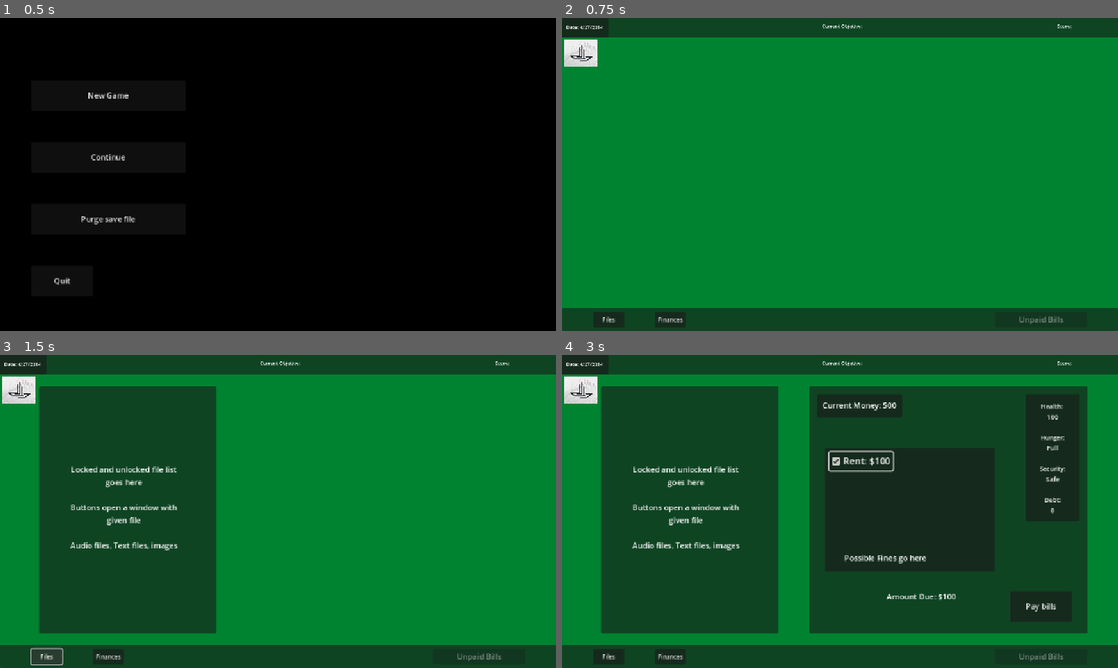
Above: before the commit, frames 1-4 (two rows, left to right).
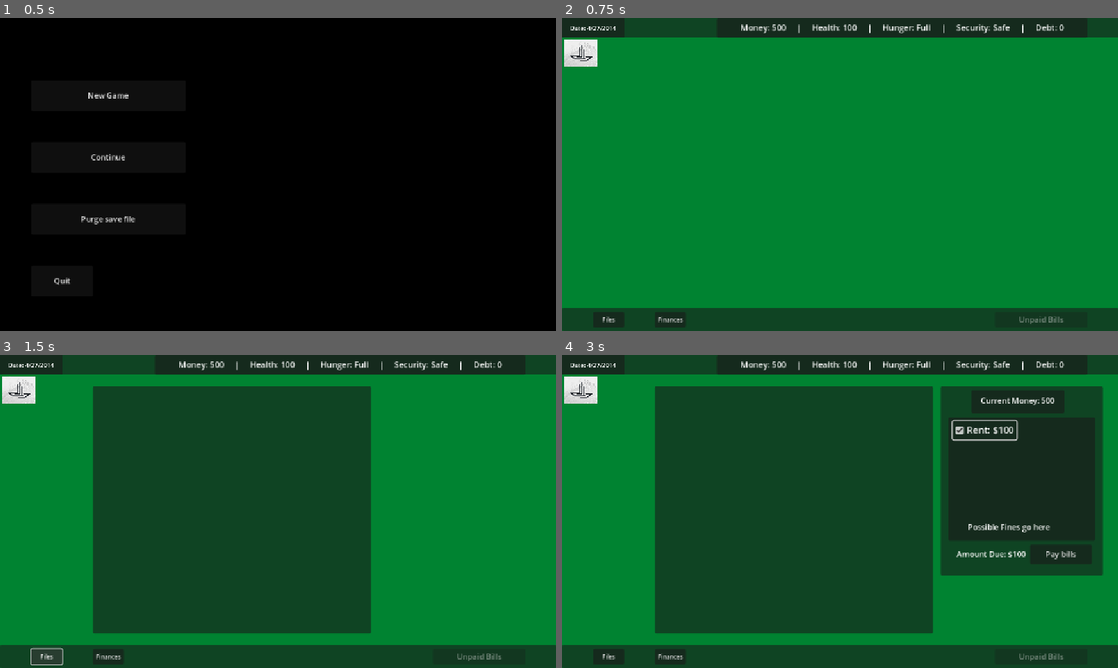
Above: after the commit, the same moments.

Repository: andrewpressman/Operation-OS
Game: Godot game, scene res://Menu/MainMenu.tscn
The game is run twice, just before and just after one commit, with the same random seed, the same clock (stepped at 60 frames per second) and the same inputs.
Inputs:
- Up to frame 1 (0.5 s): no input
- Up to frame 2 (0.75 s): click "New Game" at 0.5 s
- Up to frame 3 (1.5 s): click "Files" at 1.25 s
- Up to frame 4 (3 s): click "Finances" at 2 s; click "Rent: $100" at 2.75 s

Frame 1 is identical in both runs. In frame 2, 4.2% of the frame differs, in the area x 0-95%, y 0-7%; in frame 3, 34%; in frame 4, 41%, in the area x 0-98%, y 0-89%.

Commit message:
Reworked Home layout & optimizations
Moved Stats bar to header and will always be visible
resized payments window
Fixed bug causing bills to not increase in price each level

Diff:
--- a/Home/HomeController.gd
+++ b/Home/HomeController.gd
@@ -13,11 +13,8 @@
 	GlobalVar.optionsVisible = false
 	$Finances.visible = false
 	$Files.visible = false
-	UpdateStatus()
+	UpdateStats()
 	SaveLoad.Save()
-
-func UpdateStatus():
-	$Finances.UpdateStats()
 
 func EnableWork():
 	$Taskbar/GoWork.text = "Go to work"
@@ -46,3 +43,27 @@
 func ToggleOptions():
 	$PauseMenu.visible = false
 	GlobalVar.optionsVisible = false
+
+func UpdateStats():
+	var HungerStr = "Hunger: "
+	var SecurityStr = "Security: "
+	var Space = "     |     "
+	if GlobalVar.Hunger < 15:
+		HungerStr  += "Starving"
+	elif GlobalVar.Hunger < 40:
+		HungerStr += "Irritated"
+	elif GlobalVar.Hunger < 80:
+		HungerStr += "Fed"
+	else:
+		HungerStr += "Full"
+
+	if GlobalVar.Security < 20:
+		SecurityStr  += "High Risk"
+	elif GlobalVar.Security < 30:
+		SecurityStr += "Med Risk"
+	elif GlobalVar.Security < 80:
+		SecurityStr += "Low Risk"
+	else:
+		SecurityStr += "Safe"
+
+	$Stats/Text.text = "Money: " + str(GlobalVar.Money) + Space + "Health: " + str(GlobalVar.Health) + Space + HungerStr + Space + SecurityStr + Space + "Debt: " + str(GlobalVar.Debt)
--- a/Home/HomeDesktop.tscn
+++ b/Home/HomeDesktop.tscn
@@ -7,6 +7,8 @@
 [ext_resource type="Script" uid="uid://wx6udpnlcvrg" path="res://Home/finances.gd" id="3_qon11"]
 [ext_resource type="Script" uid="uid://0yisn75o4osx" path="res://Home/FilesCLI.gd" id="4_x257b"]
 
+[sub_resource type="PlaceholderTexture2D" id="PlaceholderTexture2D_ouabc"]
+
 [node name="HomeScreen" type="Node2D"]
 script = ExtResource("1_h8ttb")
 
@@ -16,155 +18,152 @@
 color = Color(2.64719e-07, 0.511858, 0.191942, 1)
 metadata/_edit_lock_ = true
 
-[node name="PauseMenu" parent="." instance=ExtResource("2_ouabc")]
-visible = false
-
-[node name="Taskbar" type="Panel" parent="."]
-offset_top = 600.0
-offset_right = 1152.0
-offset_bottom = 648.0
-
-[node name="UnlockedFiles" type="Button" parent="Taskbar"]
-layout_mode = 0
-offset_left = 64.0
-offset_top = 8.0
-offset_right = 128.0
-offset_bottom = 40.0
-theme_override_font_sizes/font_size = 12
-text = "Files"
-
-[node name="Finances" type="Button" parent="Taskbar"]
-layout_mode = 0
-offset_left = 192.0
-offset_top = 8.0
-offset_right = 256.0
-offset_bottom = 40.0
-rotation = 0.00132338
-theme_override_font_sizes/font_size = 12
-text = "Finances"
-
-[node name="Messenger" type="Button" parent="Taskbar"]
-visible = false
-layout_mode = 0
-offset_left = 960.0
-offset_top = 8.0
-offset_right = 1024.0
-offset_bottom = 40.0
-theme_override_font_sizes/font_size = 12
-text = "MSG"
-
-[node name="GoWork" type="Button" parent="Taskbar"]
-layout_mode = 0
-offset_left = 896.0
-offset_top = 8.0
-offset_right = 1088.0
-offset_bottom = 40.0
-text = "Go to work"
-
-[node name="Header" type="Panel" parent="."]
-offset_right = 2304.0
-offset_bottom = 80.0
-scale = Vector2(0.5, 0.5)
-
-[node name="Clock" type="Panel" parent="Header"]
-layout_mode = 0
-offset_right = 192.0
-offset_bottom = 80.0
-script = ExtResource("2_g4fyx")
-
-[node name="Label" type="Label" parent="Header/Clock"]
-layout_mode = 0
-offset_top = 8.0
-offset_right = 184.0
-offset_bottom = 67.0
-theme_override_font_sizes/font_size = 20
-text = "Date: today
-Time: N/A"
-horizontal_alignment = 1
-vertical_alignment = 1
-
-[node name="ObjectiveText" type="Label" parent="Header"]
-layout_mode = 0
-offset_left = 784.0
-offset_top = 8.0
-offset_right = 1536.0
-offset_bottom = 56.0
-theme_override_font_sizes/font_size = 20
-text = "Current Objetive:"
-horizontal_alignment = 1
-vertical_alignment = 1
-
-[node name="Score" type="Label" parent="Header"]
-layout_mode = 0
-offset_left = 2000.0
-offset_top = 8.0
-offset_right = 2160.0
-offset_bottom = 56.0
-theme_override_font_sizes/font_size = 20
-text = "Score:"
-horizontal_alignment = 1
-vertical_alignment = 1
-
 [node name="Logo" type="Sprite2D" parent="."]
 position = Vector2(38.5153, 71.4592)
 rotation = 3.14159
 scale = Vector2(0.172577, 0.137296)
 texture = ExtResource("2_83bdw")
 
+[node name="PauseMenu" parent="." instance=ExtResource("2_ouabc")]
+visible = false
+
+[node name="DEBUG BUTTON" type="Button" parent="."]
+visible = false
+offset_left = 40.0
+offset_top = 416.0
+offset_right = 128.0
+offset_bottom = 464.0
+text = "DEBUG"
+
+[node name="ChatWindow" type="Panel" parent="."]
+visible = false
+offset_left = 8.0
+offset_top = 108.0
+offset_right = 184.0
+offset_bottom = 336.0
+
+[node name="Sprite2D" type="Sprite2D" parent="ChatWindow"]
+position = Vector2(88, 68)
+scale = Vector2(140.125, 101.125)
+texture = SubResource("PlaceholderTexture2D_ouabc")
+
+[node name="RichTextLabel" type="RichTextLabel" parent="ChatWindow"]
+layout_mode = 0
+offset_left = 18.0
+offset_top = 119.0
+offset_right = 158.0
+offset_bottom = 215.0
+theme_override_font_sizes/normal_font_size = 12
+text = "This is a bunch of dialouge text that will show up when a character is talking to the player"
+
+[node name="Taskbar" type="Panel" parent="."]
+offset_top = 600.0
+offset_right = 1152.0
+offset_bottom = 648.0
+
+[node name="UnlockedFiles" type="Button" parent="Taskbar"]
+layout_mode = 0
+offset_left = 64.0
+offset_top = 8.0
+offset_right = 128.0
+offset_bottom = 40.0
+theme_override_font_sizes/font_size = 12
+text = "Files"
+
+[node name="Finances" type="Button" parent="Taskbar"]
+layout_mode = 0
+offset_left = 192.0
+offset_top = 8.0
+offset_right = 256.0
+offset_bottom = 40.0
+rotation = 0.00132338
+theme_override_font_sizes/font_size = 12
+text = "Finances"
+
+[node name="Messenger" type="Button" parent="Taskbar"]
+visible = false
+layout_mode = 0
+offset_left = 960.0
+offset_top = 8.0
+offset_right = 1024.0
+offset_bottom = 40.0
+theme_override_font_sizes/font_size = 12
+text = "MSG"
+
+[node name="GoWork" type="Button" parent="Taskbar"]
+layout_mode = 0
+offset_left = 896.0
+offset_top = 8.0
+offset_right = 1088.0
+offset_bottom = 40.0
+text = "Go to work"
+
+[node name="Header" type="Panel" parent="."]
+offset_right = 2304.0
+offset_bottom = 80.0
+scale = Vector2(0.5, 0.5)
+
+[node name="Clock" type="Panel" parent="Header"]
+layout_mode = 0
+offset_right = 256.0
+offset_bottom = 80.0
+script = ExtResource("2_g4fyx")
+
+[node name="Label" type="Label" parent="Header/Clock"]
+layout_mode = 0
+offset_right = 256.0
+offset_bottom = 80.0
+theme_override_font_sizes/font_size = 25
+text = "Date: today"
+horizontal_alignment = 1
+vertical_alignment = 1
+
+[node name="Stats" type="Panel" parent="."]
+offset_left = 320.0
+offset_right = 1088.0
+offset_bottom = 40.0
+
+[node name="Text" type="Label" parent="Stats"]
+layout_mode = 0
+offset_right = 768.0
+offset_bottom = 40.0
+theme_override_font_sizes/font_size = 17
+horizontal_alignment = 1
+vertical_alignment = 1
+
 [node name="Finances" type="Panel" parent="."]
-offset_left = 512.0
+offset_left = 784.0
 offset_top = 64.0
-offset_right = 1088.0
-offset_bottom = 576.0
+offset_right = 1120.0
+offset_bottom = 456.0
 script = ExtResource("3_qon11")
 HealthChange = 6
 HungerChange = 6
 SecurityChange = 6
-metadata/_edit_lock_ = true
 
 [node name="Money" type="Panel" parent="Finances"]
 layout_mode = 0
+offset_left = 64.0
+offset_top = 8.0
+offset_right = 256.0
+offset_bottom = 56.0
+
+[node name="Label" type="Label" parent="Finances/Money"]
+layout_mode = 0
+offset_left = 8.0
+offset_top = 10.0
+offset_right = 184.0
+offset_bottom = 34.0
+text = "Current Money: XXX"
+horizontal_alignment = 1
+vertical_alignment = 1
+
+[node name="Bills" type="Panel" parent="Finances"]
+layout_mode = 0
 offset_left = 16.0
-offset_top = 16.0
-offset_right = 192.0
-offset_bottom = 64.0
-
-[node name="Label" type="Label" parent="Finances/Money"]
-layout_mode = 0
-offset_right = 176.0
-offset_bottom = 48.0
-text = "Current Money: XXX"
-horizontal_alignment = 1
-vertical_alignment = 1
-
-[node name="Stats" type="Panel" parent="Finances"]
-layout_mode = 0
-offset_left = 448.0
-offset_top = 16.0
-offset_right = 560.0
-offset_bottom = 280.0
-
-[node name="Label" type="Label" parent="Finances/Stats"]
-layout_mode = 0
-offset_top = 16.0
-offset_right = 112.0
-offset_bottom = 256.0
-theme_override_font_sizes/font_size = 13
-text = "Health: XX
-
-Hunger: XX
-
-Security: XX
-
-Debt: XX"
-horizontal_alignment = 1
-
-[node name="Bills" type="Panel" parent="Finances"]
-layout_mode = 0
-offset_left = 32.0
-offset_top = 128.0
-offset_right = 384.0
-offset_bottom = 384.0
+offset_top = 64.0
+offset_right = 320.0
+offset_bottom = 320.0
 
 [node name="Rent" type="CheckBox" parent="Finances/Bills"]
 layout_mode = 0
@@ -257,42 +256,31 @@
 
 [node name="AmountDue" type="Label" parent="Finances"]
 layout_mode = 0
-offset_left = 160.0
-offset_top = 424.0
-offset_right = 296.0
-offset_bottom = 448.0
+offset_left = 25.0
+offset_top = 328.0
+offset_right = 185.0
+offset_bottom = 368.0
 text = "Amount Due: $0"
+horizontal_alignment = 1
+vertical_alignment = 1
 
 [node name="Pay" type="Button" parent="Finances"]
 layout_mode = 0
-offset_left = 416.0
-offset_top = 424.0
-offset_right = 544.0
-offset_bottom = 488.0
+offset_left = 185.0
+offset_top = 328.0
+offset_right = 313.0
+offset_bottom = 368.0
 text = "Pay bills"
 
 [node name="Files" type="Panel" parent="."]
-offset_left = 80.0
+visible = false
+offset_left = 192.0
 offset_top = 64.0
-offset_right = 448.0
+offset_right = 768.0
 offset_bottom = 576.0
 script = ExtResource("4_x257b")
 
-[node name="Label" type="Label" parent="Files"]
-layout_mode = 0
-offset_left = 48.0
-offset_top = 64.0
-offset_right = 304.0
-offset_bottom = 440.0
-text = "Locked and unlocked file list goes here
-
-Buttons open a window with given file
-
-Audio files, Text files, images"
-horizontal_alignment = 1
-vertical_alignment = 1
-autowrap_mode = 3
-
+[connection signal="pressed" from="DEBUG BUTTON" to="." method="UpdateStats"]
 [connection signal="pressed" from="Taskbar/UnlockedFiles" to="." method="FilesButton"]
 [connection signal="pressed" from="Taskbar/Finances" to="." method="FinancesButton"]
 [connection signal="pressed" from="Taskbar/GoWork" to="." method="GoWork"]
--- a/Home/finances.gd
+++ b/Home/finances.gd
@@ -114,32 +114,6 @@
 	if PaidRent:
 		get_parent().EnableWork()
 
-func UpdateStats():
-	var Hunger
-	var Security
-	if GlobalVar.Hunger < 10:
-		Hunger  = "Starving"
-	elif GlobalVar.Hunger < 30:
-		Hunger = "Irritated"
-	elif GlobalVar.Hunger < 60:
-		Hunger = "Fed"
-	else:
-		Hunger = "Full"
-
-	if GlobalVar.Security < 20:
-		Security  = "High Risk"
-	elif GlobalVar.Security < 30:
-		Security = "Med Risk"
-	elif GlobalVar.Security < 80:
-		Security = "Low Risk"
-	else:
-		Security = "Safe"
-
-	$Stats/Label.text = "Health: \n" + str(GlobalVar.Health) + "\n
-						 Hunger: \n" + Hunger + "\n
-						 Security: \n" + Security + "\n
-						 Debt: \n" + str(GlobalVar.Debt)
-
 func UpdateDue():
 	if AmountDue == 0:
 		$Pay.disabled = true
@@ -148,14 +122,11 @@
 	$AmountDue.text = "Amount Due: $" + str(AmountDue)
 
 func SetPrices():
-	print(str(GlobalVar.CurrentLevel))
-	print(str(GlobalVar.Hunger))
-	print(str(GlobalVar.Security))
 	if GlobalVar.CurrentLevel > 1:
-		GlobalVar.RentPrice += GlobalVar.RentIncrease * GlobalVar.CurrentLevel
-		GlobalVar.FoodPrice += GlobalVar.FoodIncrease * GlobalVar.CurrentLevel
-		GlobalVar.MedsPrice += GlobalVar.MedsIncrease * GlobalVar.CurrentLevel
-		GlobalVar.SecurityPrice += GlobalVar.SecurityIncrease * GlobalVar.CurrentLevel
+		GlobalVar.RentPrice = GlobalVar.RentPrice + (GlobalVar.RentIncrease * GlobalVar.CurrentLevel)
+		GlobalVar.FoodPrice = GlobalVar.FoodPrice + (GlobalVar.FoodIncrease * GlobalVar.CurrentLevel)
+		GlobalVar.MedsPrice = GlobalVar.MedsPrice + (GlobalVar.MedsIncrease * GlobalVar.CurrentLevel)
+		GlobalVar.SecurityPrice = GlobalVar.SecurityPrice + (GlobalVar.SecurityIncrease * GlobalVar.CurrentLevel)
 
 	$Bills/Rent.text = "Rent: $" + str(GlobalVar.RentPrice)
 	$Bills/Security.text = "Security: $" + str(GlobalVar.SecurityPrice)
@@ -233,7 +204,7 @@
 
 
 	UpdateMoney()
-	UpdateStats()
+	get_parent().UpdateStats()
 	AmountDue = 0
 	UpdateDue()
 	SetAvailable()
--- a/Menu/MainMenu.tscn
+++ b/Menu/MainMenu.tscn
@@ -4,10 +4,6 @@
 
 [node name="Menu" type="Node2D"]
 script = ExtResource("1_2s6tg")
-SecurityIncrease = 50
-MedsIncrease = 50
-FoodIncrease = 50
-RentIncrease = 50
 
 [node name="ColorRect" type="ColorRect" parent="."]
 offset_right = 1152.0
--- a/Menu/SaveLoad.gd
+++ b/Menu/SaveLoad.gd
@@ -19,9 +19,13 @@
 		"Salary" : GlobalVar.Salary,
 		"CurrLevel" : GlobalVar.CurrentLevel,
 		"MedsPrice" : GlobalVar.MedsPrice,
+		"MedsRate" : GlobalVar.MedsIncrease,
 		"FoodPrice" : GlobalVar.FoodPrice,
+		"FoodRate" : GlobalVar.FoodIncrease,
 		"RentPrice" : GlobalVar.RentPrice,
+		"RentRate" : GlobalVar.RentIncrease,
 		"SecurityPrice" : GlobalVar.SecurityPrice,
+		"SecurityRate" : GlobalVar.SecurityIncrease,
 		"PaidBills" : PaidBills,
 	}
 	var json_str = JSON.stringify(save_data)
--- a/Menu/mainMenu.gd
+++ b/Menu/mainMenu.gd
@@ -6,11 +6,6 @@
 	SaveLoad.CurrentScreen = "MENU"
 	SaveLoad.LoadGame()
 	SaveLoad.LoadOptions()
-
-@export var SecurityIncrease : int
-@export var MedsIncrease : int
-@export var FoodIncrease : int
-@export var RentIncrease : int
 
 func NewGame():
 	#TODO: consider asking if player wants to delete unlocked secerts?
--- a/Tasks/Buttons.gd
+++ b/Tasks/Buttons.gd
@@ -125,7 +125,6 @@
 		$Display/Label.text = "SUCESS"
 		if GlobalVar.CurrentObj == 2 && !GlobalObj.ObjectiveComplete:
 			GlobalObj.TaskFailed = false
-			GlobalVar.Score += 1
 		GlobalObj.TargetWindow = 4
 		if SaveLoad.AutoClose:
 			await get_tree().create_timer(2).timeout
--- a/Tasks/Numpad.gd
+++ b/Tasks/Numpad.gd
@@ -70,7 +70,6 @@
 	if type:
 		$Display/Label.text = "SUCESS"
 		if GlobalVar.CurrentObj == 1 && !GlobalObj.ObjectiveComplete:
-			GlobalVar.Score += 1
 			GlobalObj.TaskFailed = false
 		if SaveLoad.AutoClose:
 			await get_tree().create_timer(1).timeout
--- a/Work/WorkController.gd
+++ b/Work/WorkController.gd
@@ -19,8 +19,6 @@
 
 var PopupAd = preload("res://Work/popupAd.tscn")
 var PopupIst : Node = null
-
-var CurrentScore : int = 0
 
 var ShiftComplete : bool
 
@@ -42,7 +40,6 @@
 	#Set inital values
 	match GlobalVar.CurrentLevel:
 		1:
-			GlobalVar.Score = 0
 			GlobalVar.Lives = 5
 			GlobalVar.Tasks = 10
 			#add value to make rewards dynamic
@@ -64,9 +61,7 @@
 	GlobalObj.TaskFailed = false
 
 func _process(_delta):
-	if CurrentScore != GlobalVar.Score:
-		UpdateScore()
-			#TEMP: show fail and victory
+		#TEMP: show fail and victory
 	if GlobalVar.Lives == 0: #if player is out of lives... ???
 		ShiftFailed()
 		GlobalVar.Lives = -1
@@ -95,7 +90,6 @@
 			GetNewTask(true)
 
 	if GlobalVar.TimerFail && !GlobalVar.TimerLock: #if timer runs out amd task is failed, deduct life and task thn reset objective
-		print("9")
 		GlobalVar.TimerFail = false
 		GlobalVar.Tasks = GlobalVar.Tasks - 1
 		GlobalVar.Lives = GlobalVar.Lives - 1
@@ -228,7 +222,7 @@
 	$Header/ObjectiveText.text = Objective
 	$Header/TasksRemaining.text = "[b]Tasks Left: [/b]\n" +  str(GlobalVar.Tasks)
 
-#Updates score
+#Updates money header
 func UpdateScore():
 	var message = "Money: " + str(GlobalVar.Money)
 	if GlobalVar.Lives > 0:
--- a/Work/clock.gd
+++ b/Work/clock.gd
@@ -29,5 +29,23 @@
 			Date = "5/3/2014"
 		7:
 			Date = "5/4/2014"
+		8:
+			Date = "5/5/2014"
+		9:
+			Date = "5/6/2014"
+		10:
+			Date = "5/7/2014"
+		11:
+			Date = "5/8/2014"
+		12:
+			Date = "5/9/2014"
+		13:
+			Date = "5/10/2014"
+		14:
+			Date = "5/11/2014"
+		15:
+			Date = "5/12/2014"
+
+
 
 	$Label.text = "Date: " + Date
Not shown: 1 places in Home/HomeDesktop.tscn that only renumber resources
